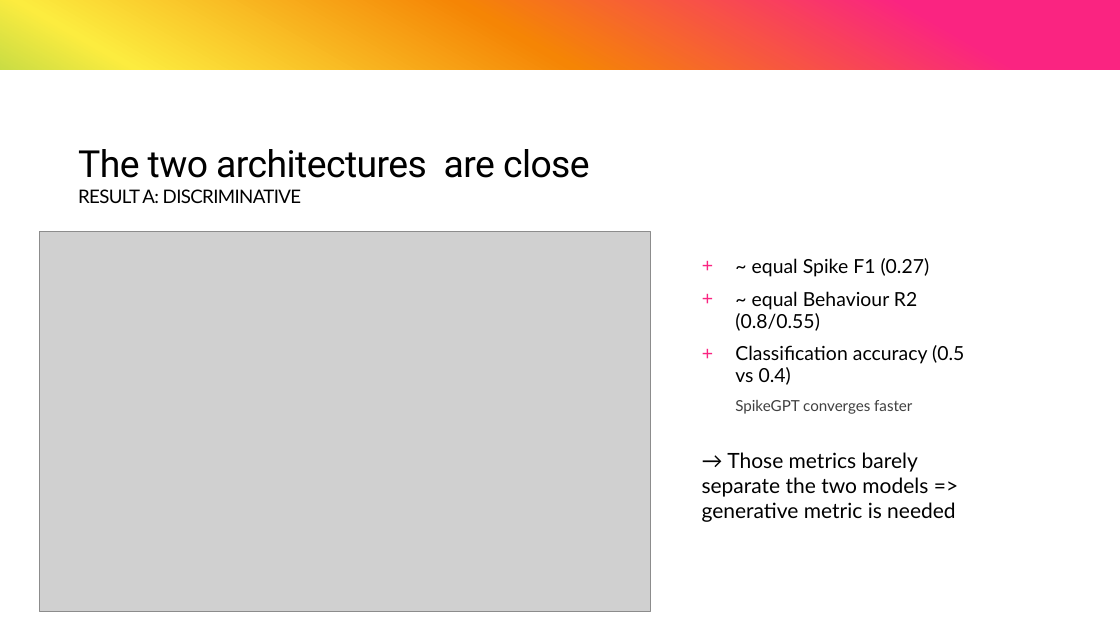
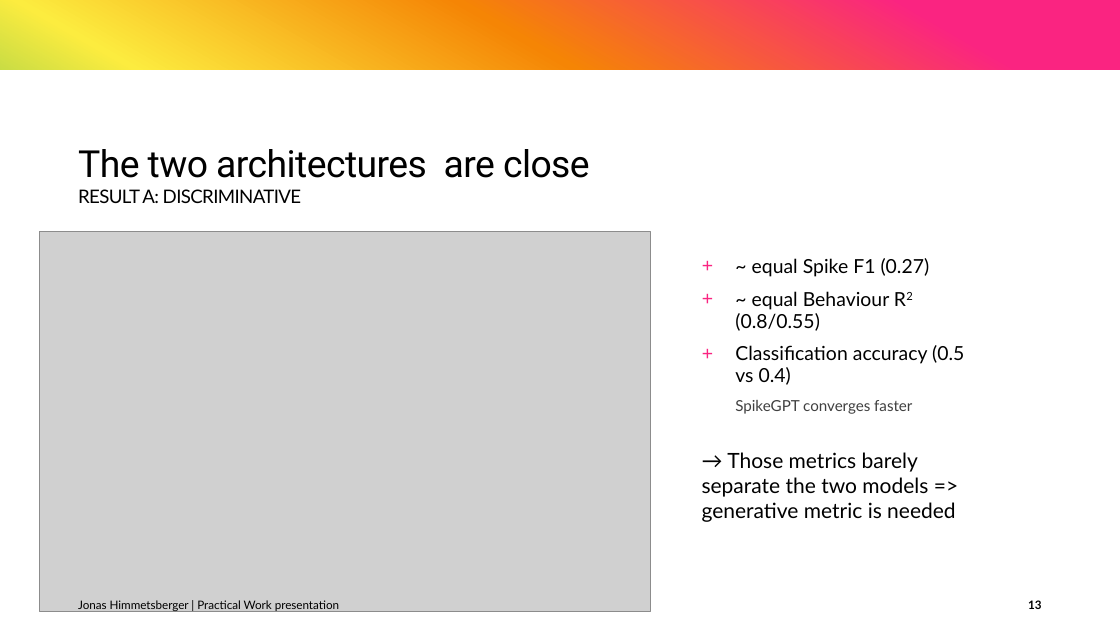
Before and after one commit to JonasHimmetsbergerStudent/BA, a slide deck: slide 13 of documents/Transformers as generative models for neural activity.pptx. Drawn at 1120x630 pixels with LibreOffice and Linux fonts; fonts in the diff are those of the drawing; grey boxes stand for pictures. Boxes give left, top, right and bottom in pixels: in the first picture for what was removed or moved away, otherwise in the second. Text is boxed around its words. In the diff, an @@ line names an element or a change of style, - is before the commit and + after.

```diff
--- a/documents/Transformers as generative models for neural activity.pptx
+++ b/documents/Transformers as generative models for neural activity.pptx
@@ text at (735, 291, 890, 331): now superscript in "R2" @@
@@ text added at (78, 600, 339, 612), 10 pt, text #000000 @@
+Jonas Himmetsberger | Practical Work presentation
@@ page number added at (1028, 600, 1041, 609), 10 pt, text #000000, bold @@
+13
```
Also in this commit, not shown: 14 other slides changed, 6 slides added, 1 slide removed, 1 other file.
